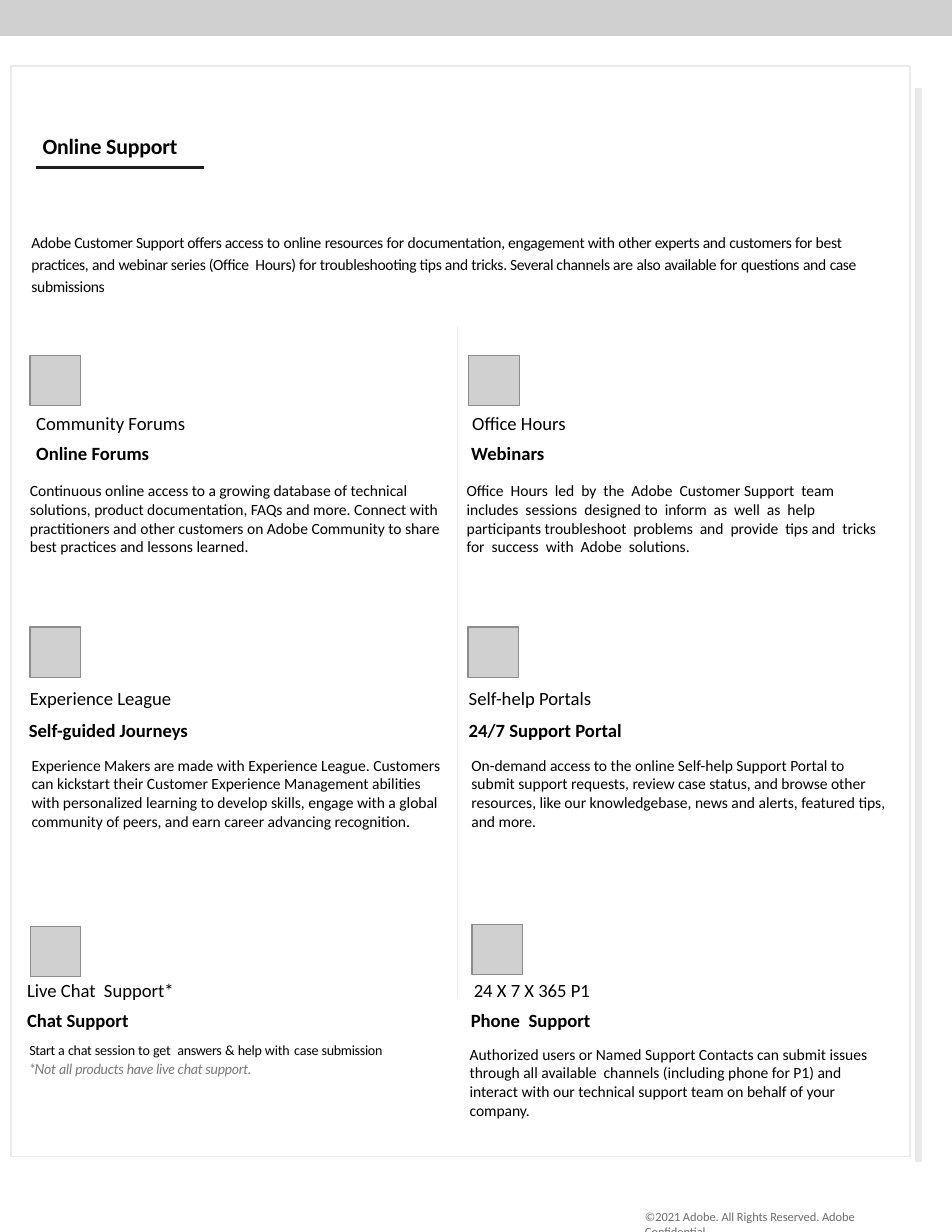
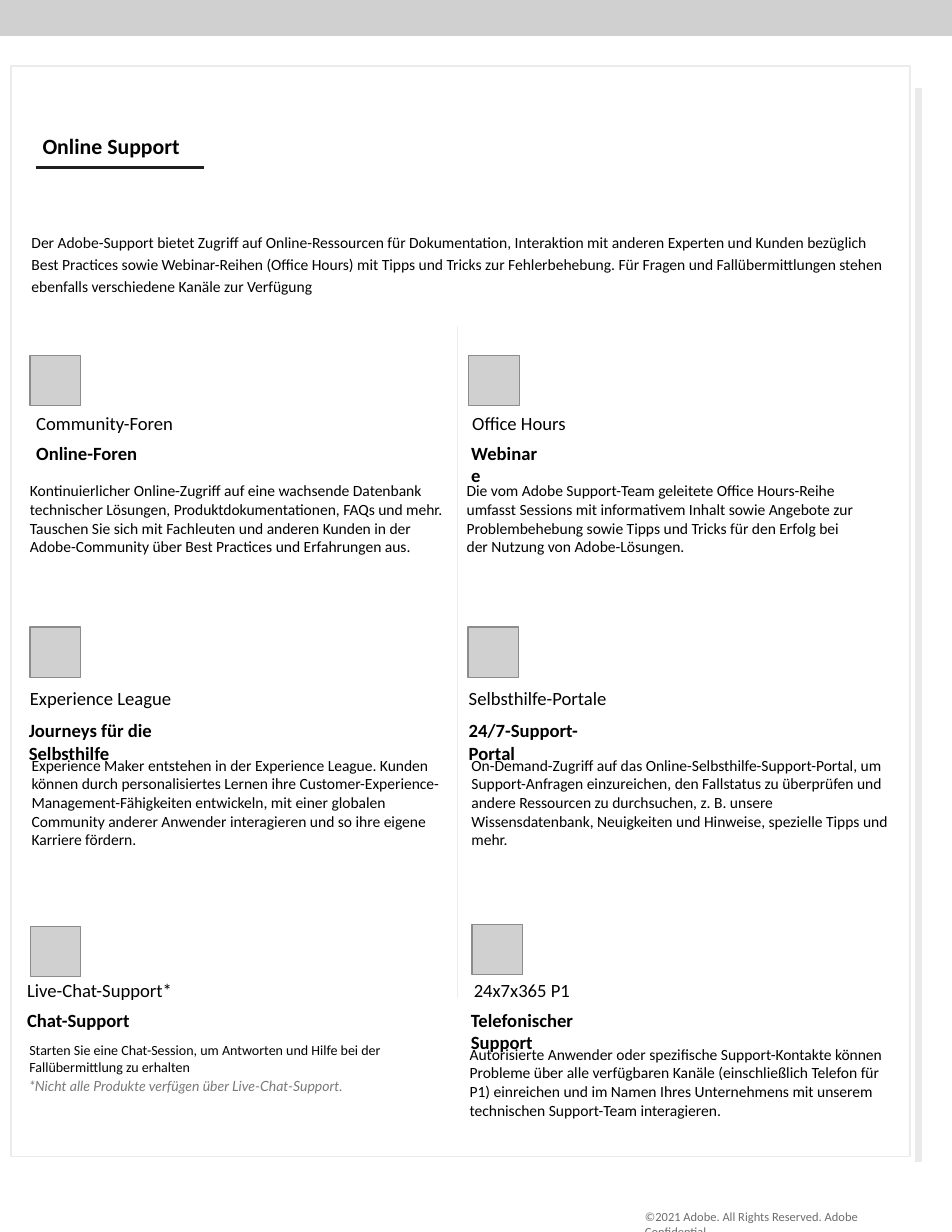
Before and after one commit to AdobeDocs/support-resources.de-DE, a slide deck: slide 2 of help/data-sheets/assets/OnlineSupportDatasheet.pptx. Drawn at 952x1232 pixels with LibreOffice and Linux fonts; fonts in the diff are those of the drawing; grey boxes stand for pictures; background and template pictures are left out. Boxes give left, top, right and bottom in pixels: in the first picture for what was removed or moved away, otherwise in the second. Text is boxed around its words. In the diff, an @@ line names an element or a change of style, - is before the commit and + after.

```diff
--- a/help/data-sheets/assets/OnlineSupportDatasheet.pptx
+++ b/help/data-sheets/assets/OnlineSupportDatasheet.pptx
@@ text "Online Support" at (43, 138, 179, 158): letter spacing -0.1 to 0 pt @@
@@ text at (31, 237, 882, 295): text changed @@
-Adobe Customer Support offers access to online resources for documentation, engagement with other experts and customers for best practices, and webinar series (Office Hours) for troubleshooting tips and tricks. Several channels are also available for questions and case submissions
+Der Adobe-Support bietet Zugriff auf Online-Ressourcen für Dokumentation, Interaktion mit anderen Experten und Kunden bezüglich Best Practices sowie Webinar-Reihen (Office Hours) mit Tipps und Tricks zur Fehlerbehebung. Für Fragen und Fallübermittlungen stehen ebenfalls verschiedene Kanäle zur Verfügung
@@ text at (36, 417, 173, 433): text changed @@
-Community Forums
+Community-Foren
@@ text at (36, 447, 137, 460): text changed @@
-Online Forums
+Online-Foren
@@ text at (471, 447, 544, 460): text changed @@
-Webinars
+Webinare
@@ text at (30, 485, 442, 555): text changed @@
-Continuous online access to a growing database of technical solutions, product documentation, FAQs and more. Connect with practitioners and other customers on Adobe Community to share best practices and lessons learned.
+Kontinuierlicher Online-Zugriff auf eine wachsende Datenbank technischer Lösungen, Produktdokumentationen, FAQs und mehr. Tauschen Sie sich mit Fachleuten und anderen Kunden in der Adobe-Community über Best Practices und Erfahrungen aus.
@@ text at (467, 485, 853, 555): text changed @@
-Office Hours led by the Adobe Customer Support team includes sessions designed to inform as well as help participants troubleshoot problems and provide tips and tricks for success with Adobe solutions.
+Die vom Adobe Support-Team geleitete Office Hours-Reihe
+umfasst Sessions mit informativem Inhalt sowie Angebote zur Problembehebung sowie Tipps und Tricks für den Erfolg bei
+der Nutzung von Adobe-Lösungen.
@@ text at (469, 692, 607, 705): text changed @@
-Self-help Portals
+Selbsthilfe-Portale
@@ text at (29, 724, 152, 765): text changed @@
-Self-guided Journeys
+Journeys für die Selbsthilfe
@@ text at (469, 724, 578, 765): text changed @@
-24/7 Support Portal
+24/7-Support-Portal
@@ text at (32, 757, 439, 830): text changed @@
-Experience Makers are made with Experience League. Customers can kickstart their Customer Experience Management abilities with personalized learning to develop skills, engage with a global community of peers, and earn career advancing recognition.
+Experience Maker entstehen in der Experience League. Kunden können durch personalisiertes Lernen ihre Customer-Experience-Management-Fähigkeiten entwickeln, mit einer globalen Community anderer Anwender interagieren und so ihre eigene Karriere fördern.
@@ text at (471, 757, 887, 845): text changed @@
-On-demand access to the online Self-help Support Portal to submit support requests, review case status, and browse other resources, like our knowledgebase, news and alerts, featured tips, and more.
+On-Demand-Zugriff auf das Online-Selbsthilfe-Support-Portal, um Support-Anfragen einzureichen, den Fallstatus zu überprüfen und andere Ressourcen zu durchsuchen, z. B. unsere Wissensdatenbank, Neuigkeiten und Hinweise, spezielle Tipps und mehr.
@@ text at (27, 984, 172, 1000): text changed @@
-Live Chat Support*
+Live-Chat-Support*
@@ text at (474, 984, 570, 997): text changed @@
-24 X 7 X 365 P1
+24x7x365 P1
@@ text at (27, 1014, 129, 1030): text changed @@
-Chat Support
+Chat-Support
@@ text at (471, 1014, 573, 1055): text changed @@
-Phone Support
+Telefonischer Support
@@ text at (29, 1045, 380, 1094): text changed @@
-Start a chat session to get answers & help with case submission
-*Not all products have live chat support.
+Starten Sie eine Chat-Session, um Antworten und Hilfe bei der Fallübermittlung zu erhalten
+*Nicht alle Produkte verfügen über Live-Chat-Support.
@@ text at (470, 1046, 882, 1119): text changed @@
-Authorized users or Named Support Contacts can submit issues through all available channels (including phone for P1) and interact with our technical support team on behalf of your company.
+Autorisierte Anwender oder spezifische Support-Kontakte können Probleme über alle verfügbaren Kanäle (einschließlich Telefon für P1) einreichen und im Namen Ihres Unternehmens mit unserem technischen Support-Team interagieren.
@@ text "©2021 Adobe. All Rights Reserved. ..." at (645, 1212, 858, 1223): letter spacing -0.1 to 0 pt @@
```
Also in this commit, not shown: 2 other slides changed, 7 other files.
